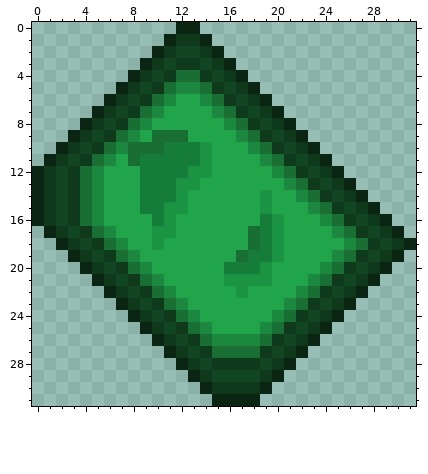
Pixel-art sprite, stored at Items/BitShard.png. That is the earlier state.
The file is 32x32 pixels. Pixels under 10% opacity are left out. Colours within 5 levels of each other are drawn and written as one.
After:
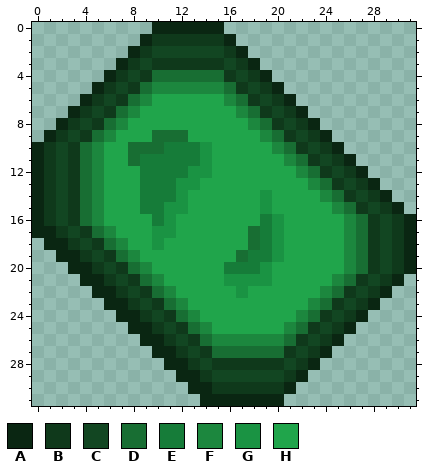
Palette (. is transparent): A #0a2612  B #0f391b  C #124622  D #186e33  E #167c39  F #1c873e  G #1a9343  H #20a54b
Change:
y 0: x 10..11 .. -> AA; x 14..15 .. -> AA
y 1: x 9..11 ..A -> ABB; x 14..16 A.. -> BBA
y 2: x 8..11 ..AB -> ABCC; x 14..17 BA.. -> CCBA
y 3: x 7..9 ..A -> ABC; x 11 C -> B; x 14 C -> B; x 16..18 A.. -> CBA
y 4: x 6..8 ..A -> ABC; x 10..11 CB -> DD; x 14..15 BC -> DD; x 17..19 A.. -> CBA
y 5: x 5..7 ..A -> ABC; x 9..11 CBD -> DFF; x 14..16 DBC -> FFD; x 18..20 A.. -> CBA
y 6: x 4..6 ..A -> ABC; x 8..11 CBDF -> DFHH; x 14..17 FDBC -> HHFD; x 19..21 A.. -> CBA
y 7: x 3..5 ..A -> ABC; x 7..10 CBDF -> DFHH; x 15..18 FDBC -> HHFD; x 20..22 A.. -> CBA
y 8: x 2..4 ..A -> ABC; x 6..9 CBDF -> DFHH; x 16..19 FDBC -> HHFD; x 21..23 A.. -> CBA
y 9: x 1..3 ..A -> ABC; x 5..8 CBDF -> DFHH; x 17..20 FDBC -> HHFD; x 22..24 A.. -> CBA
y 10: x 0..2 ..A -> ABC; x 4..7 CBDF -> DFHH; x 18..21 FDBC -> HHFD; x 23..25 A.. -> CBA
y 11: x 0..6 .ABCBDF -> ABCBDFH; x 19..22 FDBC -> HHFD; x 24..26 A.. -> CBA
y 12: x 20..23 FDBC -> HHFD; x 25..27 A.. -> CBA
y 13: x 21..24 FDBC -> HHFD; x 26..28 A.. -> CBA
y 14: x 22..25 FDBC -> HHFD; x 27..29 A.. -> CBA
y 15: x 23..26 FDBC -> HHFD; x 28..30 A.. -> CBA
y 16: x 24..27 FDBC -> HHFD; x 29..31 A.. -> CBA
y 17: x 0 . -> A; x 25..31 FDBCBA. -> HFDBCBA
y 18: x 1 . -> A
y 19: x 2 . -> A; x 25..31 FDBCBA. -> HFDBCBA
y 20: x 3 . -> A; x 24..27 FDBC -> HHFD; x 29..31 A.. -> CBA
y 21: x 4 . -> A; x 23..26 FDBC -> HHFD; x 28..30 A.. -> CBA
y 22: x 5 . -> A; x 22..25 FDBC -> HHFD; x 27..29 A.. -> CBA
y 23: x 6 . -> A; x 21..24 FDBC -> HHFD; x 26..28 A.. -> CBA
y 24: x 7 . -> A; x 20..23 FDBC -> HHFD; x 25..27 A.. -> CBA
y 25: x 8 . -> A; x 19..22 FDBC -> HHFD; x 24..26 A.. -> CBA
y 26: x 9 . -> A; x 19..21 DBC -> FFD; x 23..25 A.. -> CBA
y 27: x 10 . -> A; x 19..20 BC -> DD; x 22..24 A.. -> CBA
y 28: x 11 . -> A; x 19 C -> B; x 21..23 A.. -> CBA
y 29: x 12 . -> A; x 19..22 BA.. -> CCBA
y 30: x 13 . -> A; x 19..21 A.. -> BBA
y 31: x 14 . -> A; x 19..20 .. -> AA
Changed places in both pictures, as pixel boxes (x1, y1, x2, y2):
changed: (32, 22, 416, 406)
